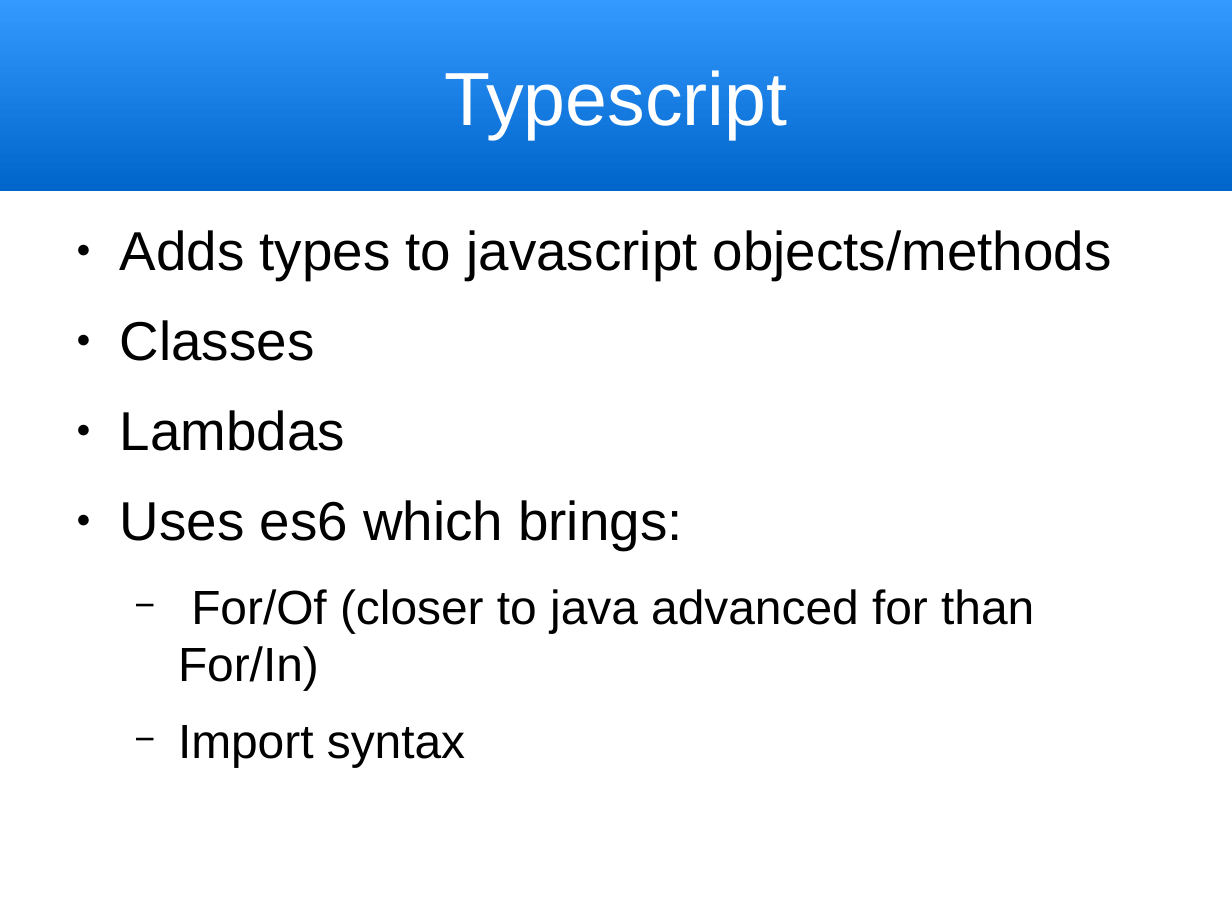
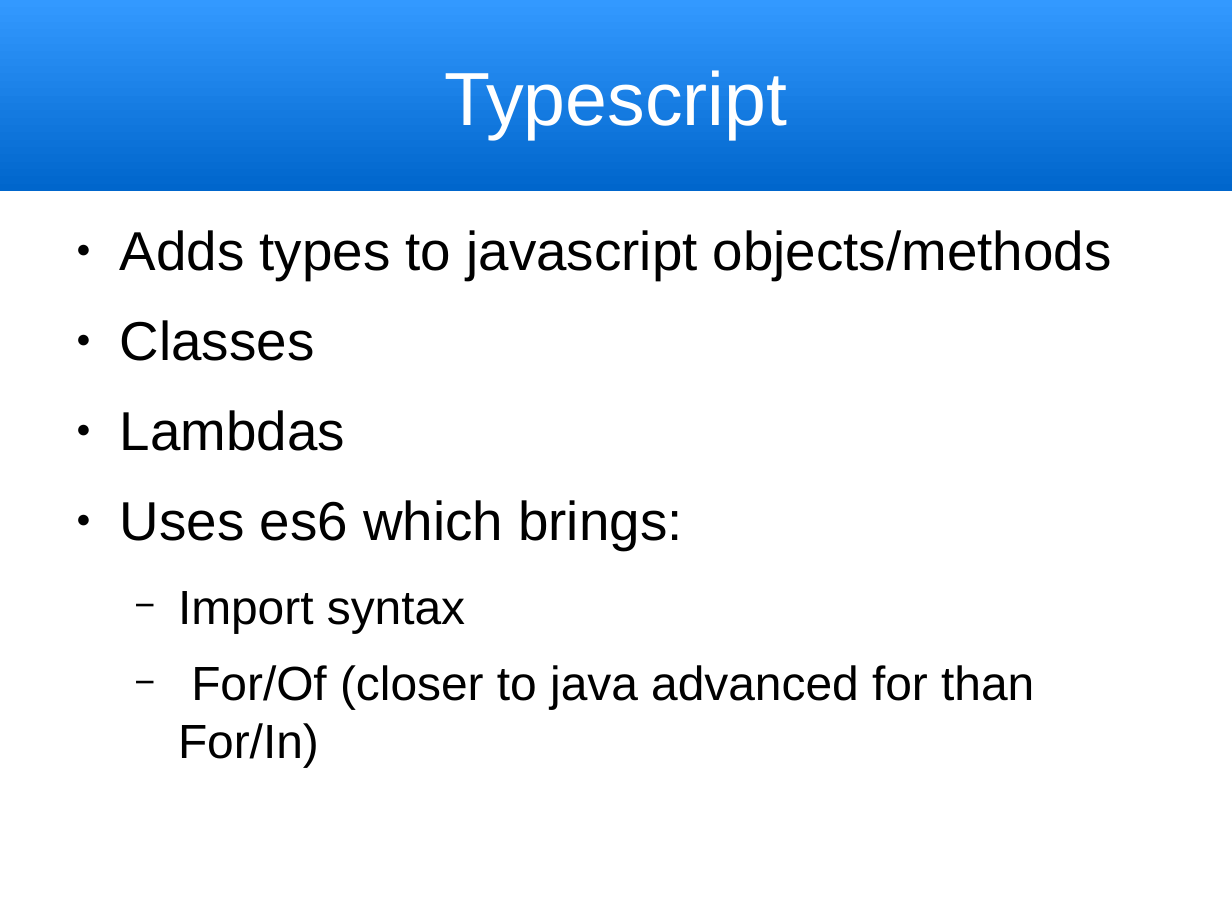
Before and after one commit to trognus/devcon2016, a slide deck: slide 6 of devconNg2.odp. Drawn at 1232x924 pixels with LibreOffice and Linux fonts; fonts in the diff are those of the drawing. Boxes give left, top, right and bottom in pixels: in the first picture for what was removed or moved away, otherwise in the second. Text is boxed around its words. In the diff, an @@ line names an element or a change of style, - is before the commit and + after.

```diff
--- a/devconNg2.odp
+++ b/devconNg2.odp
@@ text at (x1=178, y1=591, x2=465, y2=633): paragraph added @@
+  − Import syntax
@@ text at (x1=178, y1=725, x2=465, y2=767): paragraph removed @@
-  − Import syntax
```
Also in this commit, not shown: 7 other slides changed, 1 other file.
